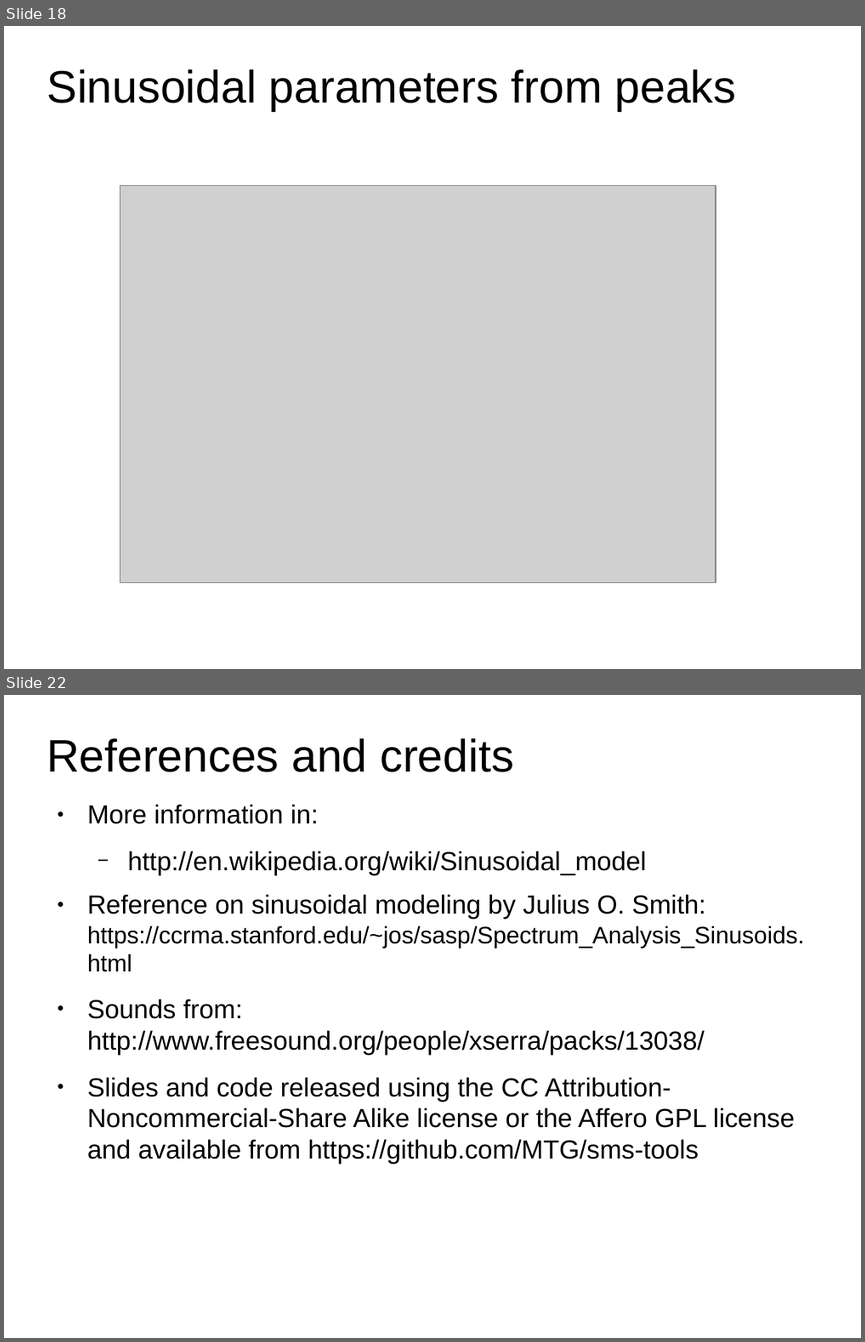
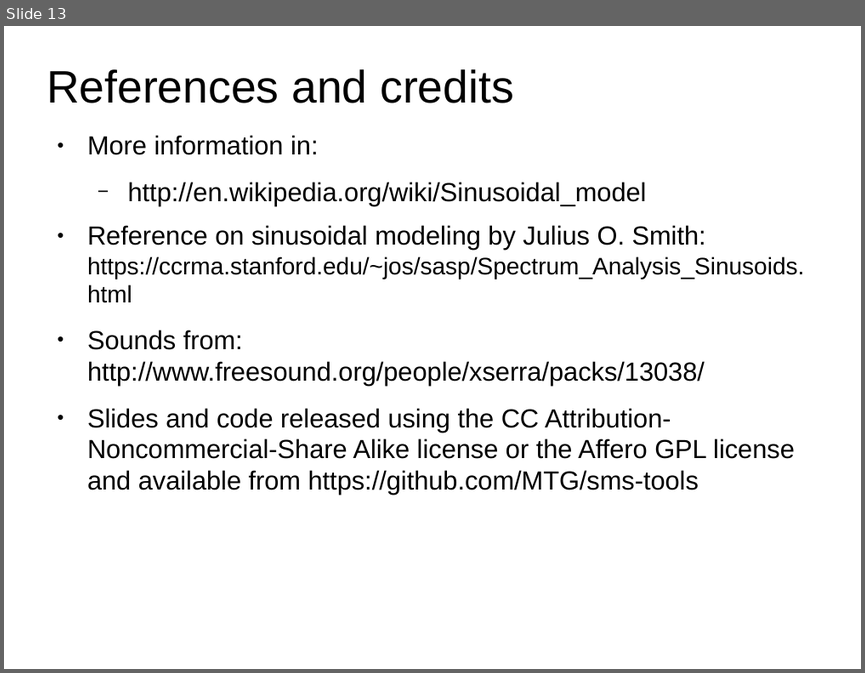
Before and after one commit to MTG/sms-tools, a slide deck: lectures/5-Sinusoidal-model/Sinusoidal-Model-1.odp. Shown one above the other, each under a label of ours: slides 18 and 22 before the commit, slide 13 after it; the slides between them are not shown. The pictures are 865x1342 and 865x673 pixels, drawn with LibreOffice and Linux fonts; fonts in the diff are those of the drawing; grey boxes stand for pictures. Boxes give left, top, right and bottom in pixels: in the first picture for what was removed or moved away, otherwise in the second. Text is boxed around its words. In the diff, an @@ line names an element or a change of style, - is before the commit and + after.

```diff
--- a/lectures/5-Sinusoidal-model/Sinusoidal-Model-1.odp
+++ b/lectures/5-Sinusoidal-model/Sinusoidal-Model-1.odp
@@ slide 18 removed at (x1=4, y1=26, x2=861, y2=669), background #FFFFFF @@
@@ title removed at (x1=46, y1=69, x2=737, y2=111) @@
-Sinusoidal parameters from peaks
@@ picture removed at (x1=120, y1=185, x2=715, y2=582) @@
@@ what was slide 22 is now slide 13 @@
```
Also in this commit, not shown: 3 slides changed, 8 other slides removed, 7 other files.
